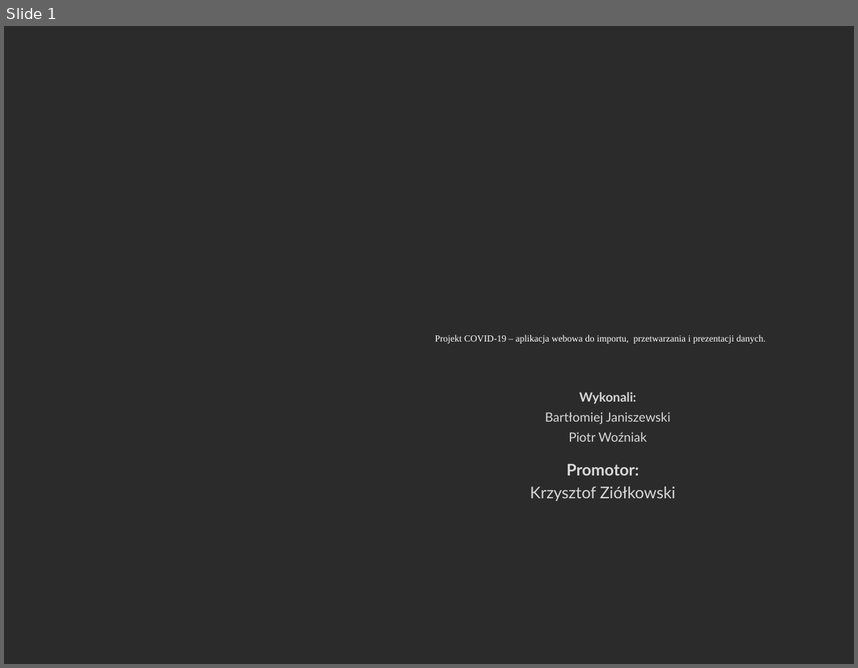
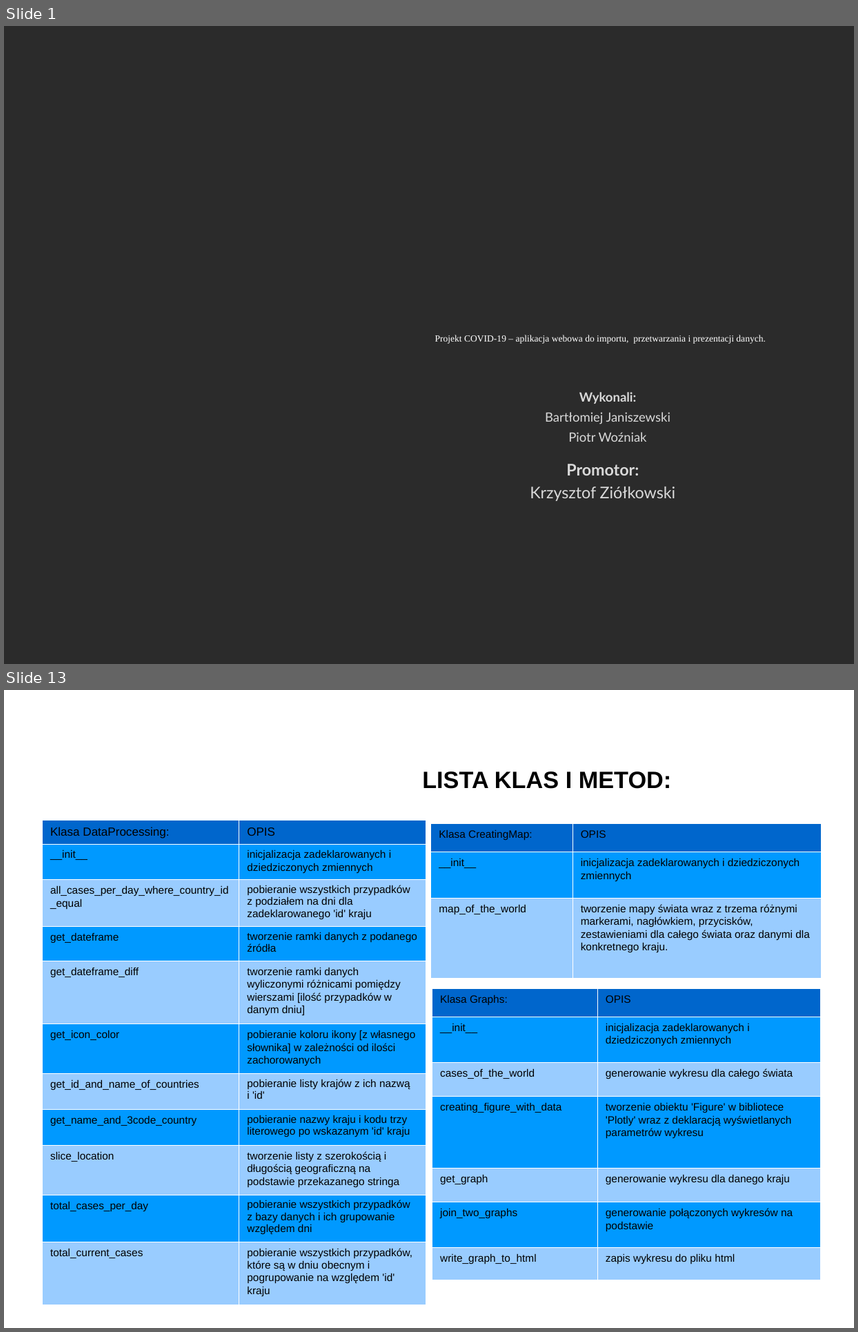
Before and after one commit to janiszewskibartlomiej/COVID-19-Thesis-Postgraduate_studies_on_WSB, a slide deck: docs/WSB_prezentacja_pracy_dyplomowej.pptx. Shown one above the other, each under a label of ours: slide 1 before the commit, slides 1 and 13 after it; the slides between them are not shown. The pictures are 858x668 and 858x1332 pixels, drawn with LibreOffice and Linux fonts; fonts in the diff are those of the drawing; background and template pictures are left out; a plain dark background stands for a picture behind light text. Boxes give left, top, right and bottom in pixels: in the first picture for what was removed or moved away, otherwise in the second. Text is boxed around its words. In the diff, an @@ line names an element or a change of style, - is before the commit and + after.

```diff
--- a/docs/WSB_prezentacja_pracy_dyplomowej.pptx
+++ b/docs/WSB_prezentacja_pracy_dyplomowej.pptx
@@ slide 13 added at [4,690,854,1328], background picture (left out) @@
@@ text added at [422,771,672,789], 20 pt, text #000000, bold @@
+LISTA KLAS I METOD:
@@ table added at [42,820,426,1299], 11 rows, 2 columns @@
+Klasa DataProcessing: | OPIS
+__init__ | inicjalizacja zadeklarowanych i dziedziczonych zmiennych
+all_cases_per_day_where_country_id_equal | pobieranie wszystkich przypadków z podziałem na dni dla zadeklarowanego 'id' kraju
+get_dateframe | tworzenie ramki danych z podanego źródła
+get_dateframe_diff | tworzenie ramki danych wyliczonymi różnicami pomiędzy wierszami [ilość przypadków w danym dniu]
+get_icon_color | pobieranie koloru ikony [z własnego słownika] w zależności od ilości zachorowanych
+get_id_and_name_of_countries | pobieranie listy krajów z ich nazwą i 'id'
+get_name_and_3code_country | pobieranie nazwy kraju i kodu trzy literowego po wskazanym 'id' kraju
+slice_location | tworzenie listy z szerokością i długością geograficzną na podstawie przekazanego stringa
+total_cases_per_day | pobieranie wszystkich przypadków z bazy danych i ich grupowanie względem dni
+total_current_cases | pobieranie wszystkich przypadków, które są w dniu obecnym i pogrupowanie na względem 'id' kraju
@@ table added at [430,822,822,977], 3 rows, 2 columns @@
+Klasa CreatingMap: | OPIS
+__init__ | inicjalizacja zadeklarowanych i dziedziczonych zmiennych
+map_of_the_world | tworzenie mapy świata wraz z trzema różnymi markerami, nagłówkiem, przycisków, zestawieniami dla całego świata oraz danymi dla konkretnego kraju.
@@ table added at [432,987,821,1279], 7 rows, 2 columns @@
+Klasa Graphs: | OPIS
+__init__ | inicjalizacja zadeklarowanych i dziedziczonych zmiennych
+cases_of_the_world | generowanie wykresu dla całego świata
+creating_figure_with_data | tworzenie obiektu 'Figure' w bibliotece 'Plotly' wraz z deklaracją wyświetlanych parametrów wykresu
+get_graph | generowanie wykresu dla danego kraju
+join_two_graphs | generowanie połączonych wykresów na podstawie
+write_graph_to_html | zapis wykresu do pliku html
```
Also in this commit, not shown: 7 slides changed, 5 other slides added, 4 slides removed, 1 other file.
